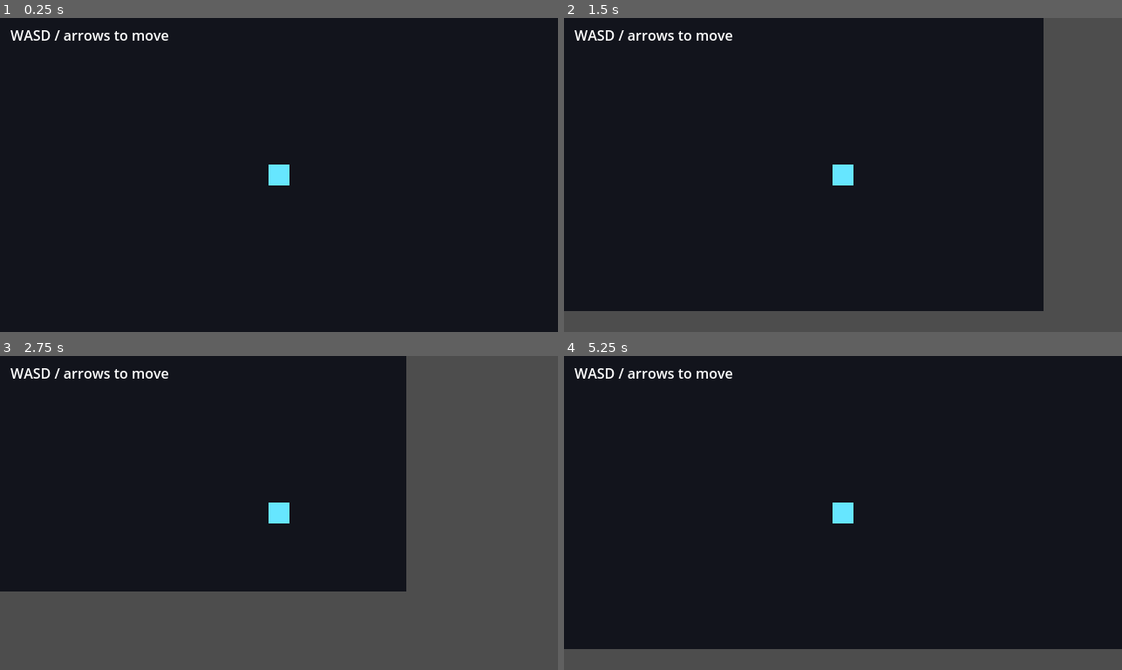
Above: before the commit, frames 1-4 (two rows, left to right).
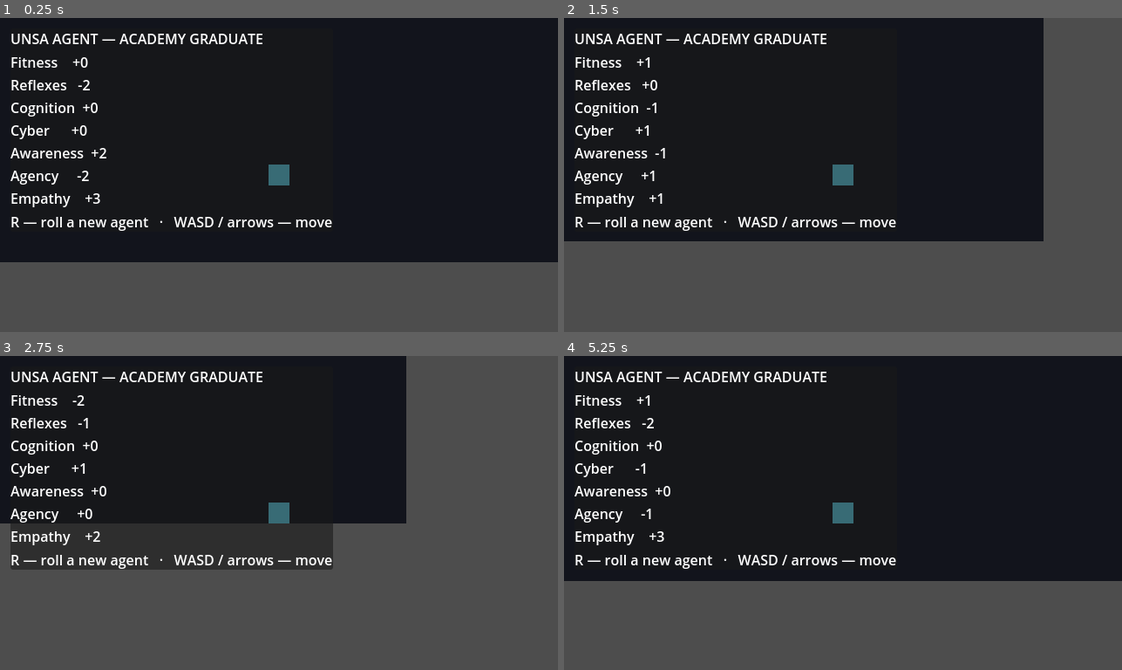
Above: after the commit, the same moments.

Repository: TomiToivio/NooPunk
Game: Godot game, scene res://main.tscn
Two runs of this game, one before a commit and one after it. Both use one fixed random seed, a clock stepped at 60 frames per second and the inputs below.
Inputs:
- Up to frame 1 (0.25 s): no input
- Up to frame 2 (1.5 s): tap Enter at 0.5 s; hold D 0.53-1.28 s; tap R at 0.6, 1.35 s; hold S from 1.28 s (still down)
- Up to frame 3 (2.75 s): release S at 2.03 s; hold D from 2.03 s (still down); tap R at 2.1 s
- Up to frame 4 (5.25 s): release D at 2.78 s; hold W 2.78-3.53 s; tap R every 0.75 s from 2.85 to 5.1 s; hold A 3.53-5.03 s; hold S from 5.03 s (still down)

The runs differ from the first frame. In frame 1, 26% of the frame differs, in the area x 0-100%, y 3-100%; in frame 2, 22%; in frame 3, 18%; in frame 4, 25%.

Commit message:
feat(#835): UNSA academy agent sheet with seven 3d6 attributes
Step 2 of the restart, in the new rulebook and the new game only (#827 stays open).

The table is the author's, and differs from #821 by design: 3-4 -> -3, 5-6 -> -2, 7-8 -> -1, 9-12 -> 0, 13-14 -> +1, 15-16 -> +2, 17-18 -> +3. Human range -3..+3, above +3 transhuman, and -3 is legitimate for any attribute including Empathy. Nothing from the old tag system was imported.

One source of truth, enforced rather than promised: the bands, the seven attribute definitions, the human range and the difficulty scale live in noopunk/game/data/attributes.json. agent.gd reads that file at runtime instead of carrying a second copy, and the rulebook cites the same path. A test pins every boundary total (3,4,5,6,7,8,9,12,13,14,15,16,17,18) and checks seven attributes, the human range and that a rolled sheet is never transhuman.

The sheet is an overlay: seven signed values on the left, the walking scene behind it, R to reroll, WASD to move. A rolled agent stays the agent you walk around as - the roll is not reset by movement.

Deliberately absent: any resolution mechanic. The difficulty scale (6 Easiest ... 18 Hardest) is documented as reference data only, because no dice mechanic has been specified.

Verified by running: headless attribute test reports 0 failures; the game boots and runs 120 frames with 0 errors. One real bug was caught this way and fixed - the sheet's label paths were missing the VBox level, which printed three 'Node not found' errors on first launch.

Diff:
--- /dev/null
+++ b/noopunk/game/agent.gd
@@ -0,0 +1,59 @@
+extends RefCounted
+class_name Agent
+## A UNSA agent fresh from the academy (#835).
+##
+## The rules live in exactly one place — `res://data/attributes.json` — and this script reads them. The
+## rulebook cites the same file, so the book and the game cannot drift into two tables.
+
+const DATA_PATH := "res://data/attributes.json"
+const HUMAN_MIN := -3
+const HUMAN_MAX := 3
+
+static var _doc: Dictionary = {}
+
+
+static func _data() -> Dictionary:
+	if _doc.is_empty():
+		var file := FileAccess.open(DATA_PATH, FileAccess.READ)
+		if file == null:
+			push_error("cannot open %s" % DATA_PATH)
+			return {}
+		_doc = JSON.parse_string(file.get_as_text())
+	return _doc
+
+
+static func attribute_names() -> PackedStringArray:
+	var names := PackedStringArray()
+	for entry in _data().get("attributes", []):
+		names.append(entry["name"])
+	return names
+
+
+static func roll_total() -> int:
+	## 3d6, separately for each attribute.
+	return randi() % 6 + 1 + randi() % 6 + 1 + randi() % 6 + 1
+
+
+static func value_for_total(total: int) -> int:
+	## The author's bands, read from the shared data file. Out-of-range totals are refused, never clamped.
+	for band in _data().get("generation", {}).get("bands", []):
+		if total >= band[0] and total <= band[1]:
+			return band[2]
+	push_error("3d6 total %d outside 3-18" % total)
+	return 0
+
+
+static func signed(value: int) -> String:
+	return "%+d" % value
+
+
+static func roll_sheet() -> Array:
+	## One [name, definition, value] row per attribute — the sheet, not the raw rolls.
+	var rows := []
+	for entry in _data().get("attributes", []):
+		rows.append([entry["name"], entry["definition"], value_for_total(roll_total())])
+	return rows
+
+
+static func is_transhuman(rows: Array) -> bool:
+	return rows.any(func(row): return row[2] > HUMAN_MAX)
--- /dev/null
+++ b/noopunk/game/data/attributes.json
@@ -0,0 +1,110 @@
+{
+  "$comment": "Single source of truth for the NoöPunk attribute tables (#835). Read by the Godot game; referenced by noopunk/rulebook/RULEBOOK.md.",
+  "version": "0.0.1",
+  "attributes": [
+    {
+      "name": "Fitness",
+      "definition": "physical strength and constitution"
+    },
+    {
+      "name": "Reflexes",
+      "definition": "physical dexterity, agility and coordination"
+    },
+    {
+      "name": "Cognition",
+      "definition": "ability to process language and data"
+    },
+    {
+      "name": "Cyber",
+      "definition": "ability to interface with technology"
+    },
+    {
+      "name": "Awareness",
+      "definition": "intuition, perception and awareness"
+    },
+    {
+      "name": "Agency",
+      "definition": "free will"
+    },
+    {
+      "name": "Empathy",
+      "definition": "loving kindness and humanity"
+    }
+  ],
+  "generation": {
+    "dice": "3d6",
+    "per_attribute": true,
+    "bands": [
+      [
+        3,
+        4,
+        -3
+      ],
+      [
+        5,
+        6,
+        -2
+      ],
+      [
+        7,
+        8,
+        -1
+      ],
+      [
+        9,
+        12,
+        0
+      ],
+      [
+        13,
+        14,
+        1
+      ],
+      [
+        15,
+        16,
+        2
+      ],
+      [
+        17,
+        18,
+        3
+      ]
+    ]
+  },
+  "human_range": [
+    -3,
+    3
+  ],
+  "transhuman_above": 3,
+  "difficulty": [
+    {
+      "target": 6,
+      "label": "Easiest"
+    },
+    {
+      "target": 8,
+      "label": "Easier"
+    },
+    {
+      "target": 10,
+      "label": "Easy"
+    },
+    {
+      "target": 12,
+      "label": "Average"
+    },
+    {
+      "target": 14,
+      "label": "Hard"
+    },
+    {
+      "target": 16,
+      "label": "Harder"
+    },
+    {
+      "target": 18,
+      "label": "Hardest"
+    }
+  ]
+}
--- a/noopunk/game/main.tscn
+++ b/noopunk/game/main.tscn
@@ -1,6 +1,7 @@
-[gd_scene load_steps=4 format=3]
+[gd_scene load_steps=5 format=3]
 
 [ext_resource type="Script" path="res://player.gd" id="1_player"]
+[ext_resource type="Script" path="res://sheet.gd" id="2_sheet"]
 
 [sub_resource type="RectangleShape2D" id="RectangleShape2D_player"]
 size = Vector2(24, 24)
@@ -13,7 +14,7 @@
 color = Color(0.07, 0.08, 0.11, 1)
 
 [node name="Player" type="CharacterBody2D" parent="."]
-position = Vector2(320, 180)
+position = Vector2(320, 260)
 script = ExtResource("1_player")
 
 [node name="Body" type="ColorRect" parent="Player"]
@@ -28,11 +29,22 @@
 
 [node name="Camera" type="Camera2D" parent="Player"]
 
-[node name="Hint" type="CanvasLayer" parent="."]
+[node name="Sheet" type="CanvasLayer" parent="."]
+script = ExtResource("2_sheet")
 
-[node name="Label" type="Label" parent="Hint"]
+[node name="Panel" type="PanelContainer" parent="Sheet"]
 offset_left = 12.0
-offset_top = 8.0
-offset_right = 320.0
-offset_bottom = 32.0
-text = "WASD / arrows to move"
+offset_top = 12.0
+offset_right = 300.0
+offset_bottom = 210.0
+
+[node name="VBox" type="VBoxContainer" parent="Sheet/Panel"]
+
+[node name="Title" type="Label" parent="Sheet/Panel/VBox"]
+text = "UNSA AGENT"
+
+[node name="Body" type="Label" parent="Sheet/Panel/VBox"]
+text = "..."
+
+[node name="Hint" type="Label" parent="Sheet/Panel/VBox"]
+text = "R — roll"
--- /dev/null
+++ b/noopunk/game/sheet.gd
@@ -0,0 +1,25 @@
+extends CanvasLayer
+## Displays the generated agent. R rolls a new one; everything else is static.
+
+@onready var _title: Label = $Panel/VBox/Title
+@onready var _body: Label = $Panel/VBox/Body
+@onready var _hint: Label = $Panel/VBox/Hint
+
+
+func _ready() -> void:
+	_roll()
+
+
+func _unhandled_input(event: InputEvent) -> void:
+	if event is InputEventKey and event.pressed and event.keycode == KEY_R:
+		_roll()
+
+
+func _roll() -> void:
+	var rows := Agent.roll_sheet()
+	_title.text = "UNSA AGENT — ACADEMY GRADUATE"
+	var lines := PackedStringArray()
+	for row in rows:
+		lines.append("%-10s %s" % [row[0], Agent.signed(row[2])])
+	_body.text = "\n".join(lines)
+	_hint.text = "R — roll a new agent   ·   WASD / arrows — move"
--- /dev/null
+++ b/noopunk/game/tests/test_agent.gd
@@ -0,0 +1,44 @@
+extends SceneTree
+## Pins the author's 3d6 -> attribute table (#835). Run:
+##   godot --headless --path noopunk/game --script res://tests/test_agent.gd
+
+var failures := 0
+
+
+func check(label: String, got, want) -> void:
+	if got != want:
+		failures += 1
+		print("FAIL %s: got %s want %s" % [label, got, want])
+
+
+func _init() -> void:
+	var bands := {3: -3, 4: -3, 5: -2, 6: -2, 7: -1, 8: -1, 9: 0, 10: 0, 11: 0, 12: 0,
+		13: 1, 14: 1, 15: 2, 16: 2, 17: 3, 18: 3}
+	for total in bands:
+		check("total %d" % total, Agent.value_for_total(total), bands[total])
+
+	check("human min", Agent.HUMAN_MIN, -3)
+	check("human max", Agent.HUMAN_MAX, 3)
+	check("signed positive", Agent.signed(2), "+2")
+	check("signed negative", Agent.signed(-3), "-3")
+	check("signed zero", Agent.signed(0), "+0")
+
+	var rows := Agent.roll_sheet()
+	check("seven attributes", rows.size(), 7)
+	var names := PackedStringArray()
+	for row in rows:
+		names.append(row[0])
+		if row[2] < -3 or row[2] > 3:
+			failures += 1
+			print("FAIL value out of human range: %s=%d" % [row[0], row[2]])
+	check("attribute names", names, PackedStringArray(
+		["Fitness", "Reflexes", "Cognition", "Cyber", "Awareness", "Agency", "Empathy"]))
+
+	# a rolled sheet is never transhuman, and 200 rolls stay inside the table
+	for i in 200:
+		if Agent.is_transhuman(Agent.roll_sheet()):
+			failures += 1
+			print("FAIL rolled sheet reported transhuman")
+
+	print("checks done, failures: %d" % failures)
+	quit(0 if failures == 0 else 1)
Not shown, added: noopunk/game/agent.gd.uid
Not shown, added: noopunk/game/sheet.gd.uid
Not shown, added: noopunk/game/tests/test_agent.gd.uid
Not shown, changed: noopunk/game/README.md
Not shown, changed: noopunk/rulebook/RULEBOOK.md
